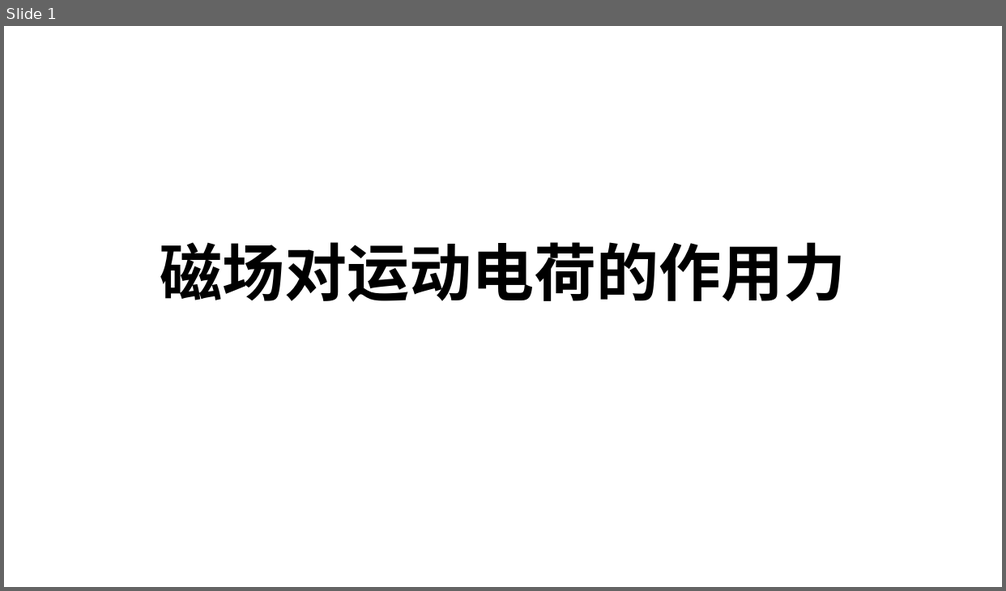
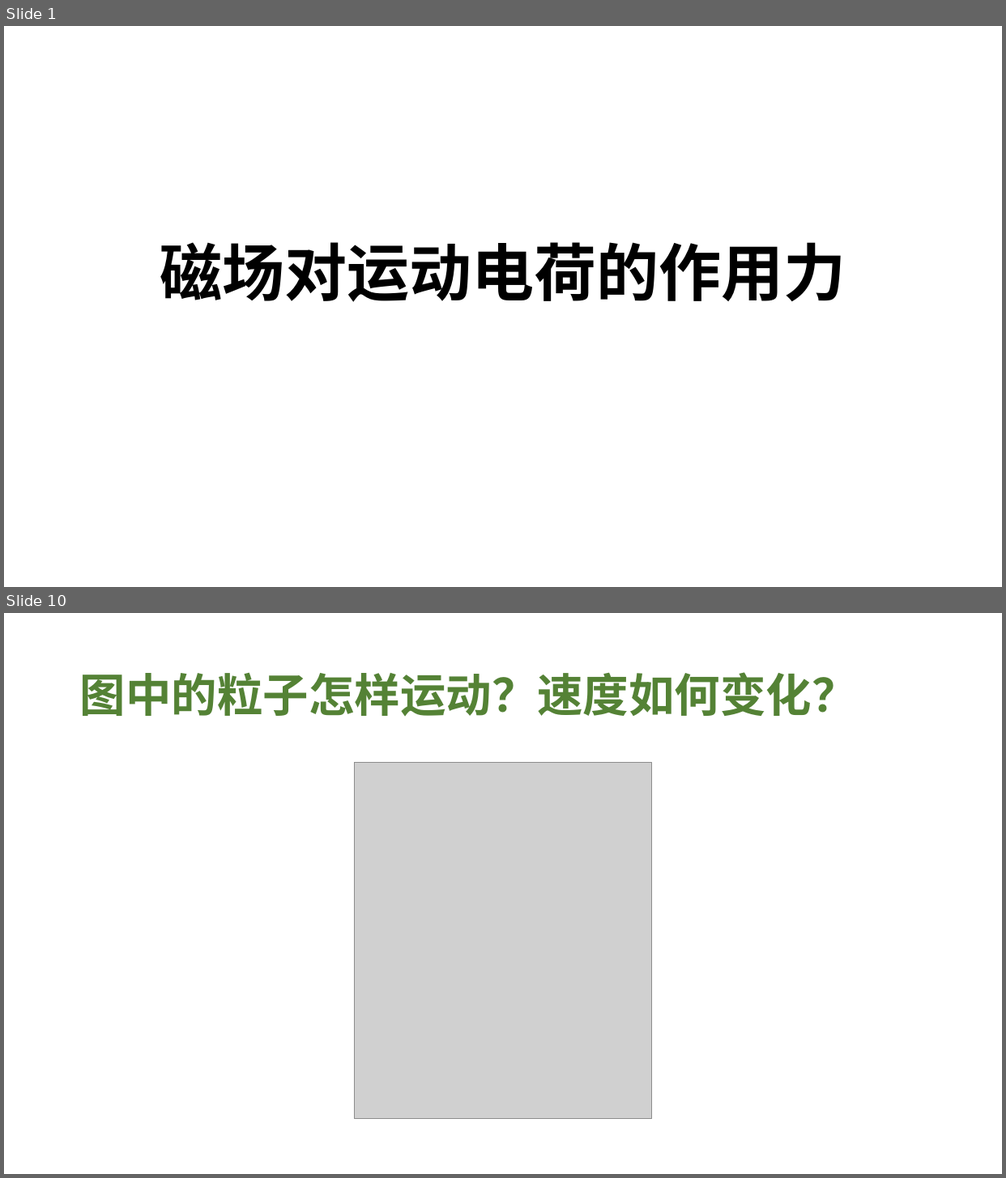
Before and after one commit to broshu/lab, a slide deck: ppt/磁场对运动电荷的作用力.pptx. Shown one above the other, each under a label of ours: slide 1 before the commit, slides 1 and 10 after it; the slides between them are not shown. The pictures are 1006x591 and 1006x1178 pixels, drawn with LibreOffice and Linux fonts; fonts in the diff are those of the drawing; grey boxes stand for pictures. Boxes give left, top, right and bottom in pixels: in the first picture for what was removed or moved away, otherwise in the second. Text is boxed around its words. In the diff, an @@ line names an element or a change of style, - is before the commit and + after.

```diff
--- a/ppt/磁场对运动电荷的作用力.pptx
+++ b/ppt/磁场对运动电荷的作用力.pptx
@@ slide 10 added at box(4, 613, 1002, 1174), background #FFFFFF @@
@@ title added at box(80, 672, 858, 717), 44 pt, text #548235, bold @@
+图中的粒子怎样运动？速度如何变化？
@@ picture added at box(355, 763, 651, 1119) @@
```
Also in this commit, not shown: 11 other slides added.
